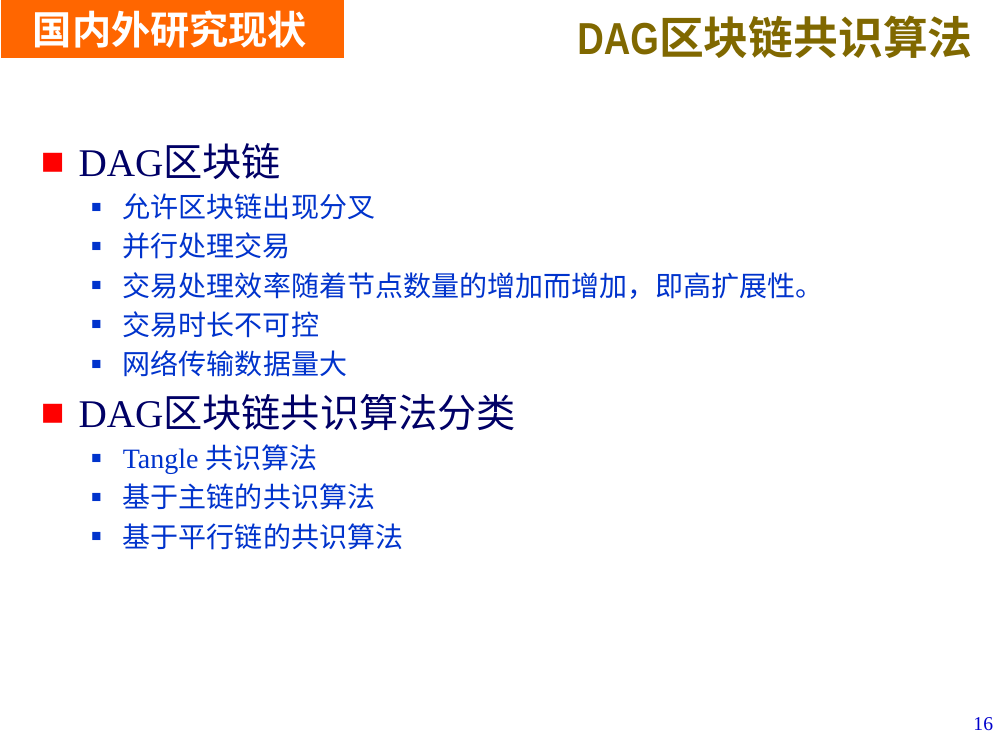
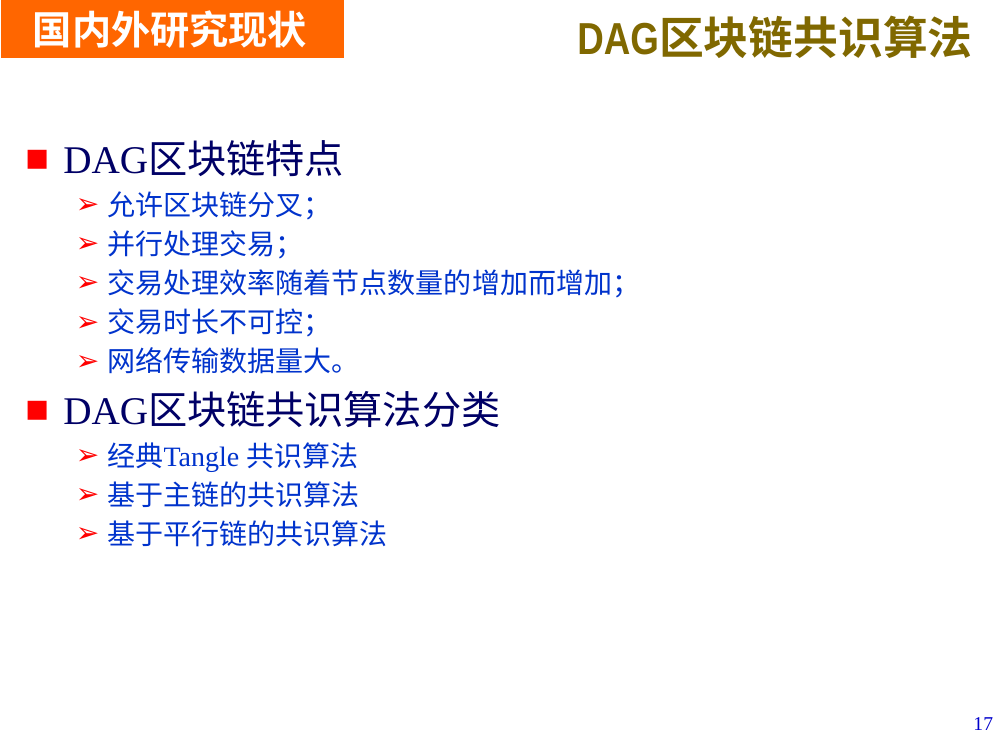
Before and after one commit to LiZhang2021/Blockchain, a slide deck: slide 17 of Doc/PHD_Papers/Thesis Proposal/开题V1.pptx (slide 16 before the commit). Drawn at 1008x756 pixels with LibreOffice and Linux fonts; fonts in the diff are those of the drawing; background and template pictures are left out. Boxes give left, top, right and bottom in pixels: in the first picture for what was removed or moved away, otherwise in the second. Text is boxed around its words. In the diff, an @@ line names an element or a change of style, - is before the commit and + after.

```diff
--- a/Doc/PHD_Papers/Thesis Proposal/开题V1.pptx
+++ b/Doc/PHD_Papers/Thesis Proposal/开题V1.pptx
@@ text "DAG区块链特点": place and size @@
-text "DAG区块链特点" at bbox=[79, 145, 824, 550]
+text "DAG区块链特点" at bbox=[63, 143, 640, 547]
@@ text at bbox=[63, 143, 640, 374]: text changed @@
-■ DAG区块链
-  ■ 允许区块链出现分叉
-  ■ 并行处理交易
-  ■ 交易处理效率随着节点数量的增加而增加，即高扩展性。
-  ■ 交易时长不可控
-  ■ 网络传输数据量大
+■ DAG区块链特点
+  ➢ 允许区块链分叉；
+  ➢ 并行处理交易；
+  ➢ 交易处理效率随着节点数量的增加而增加；
+  ➢ 交易时长不可控；
+  ➢ 网络传输数据量大。
@@ text at bbox=[107, 442, 358, 472]: text changed @@
-  ■ Tangle 共识算法
+  ➢ 经典Tangle 共识算法
@@ text at bbox=[107, 481, 387, 547]: bullet ■ to ➢; bullet colour #0033CC to #FF0000 @@
@@ page number at bbox=[973, 717, 993, 730]: text changed @@
-16
+17
```
Also in this commit, not shown: 24 other slides changed, 1 slide added, 4 slides removed, 1 other file.
